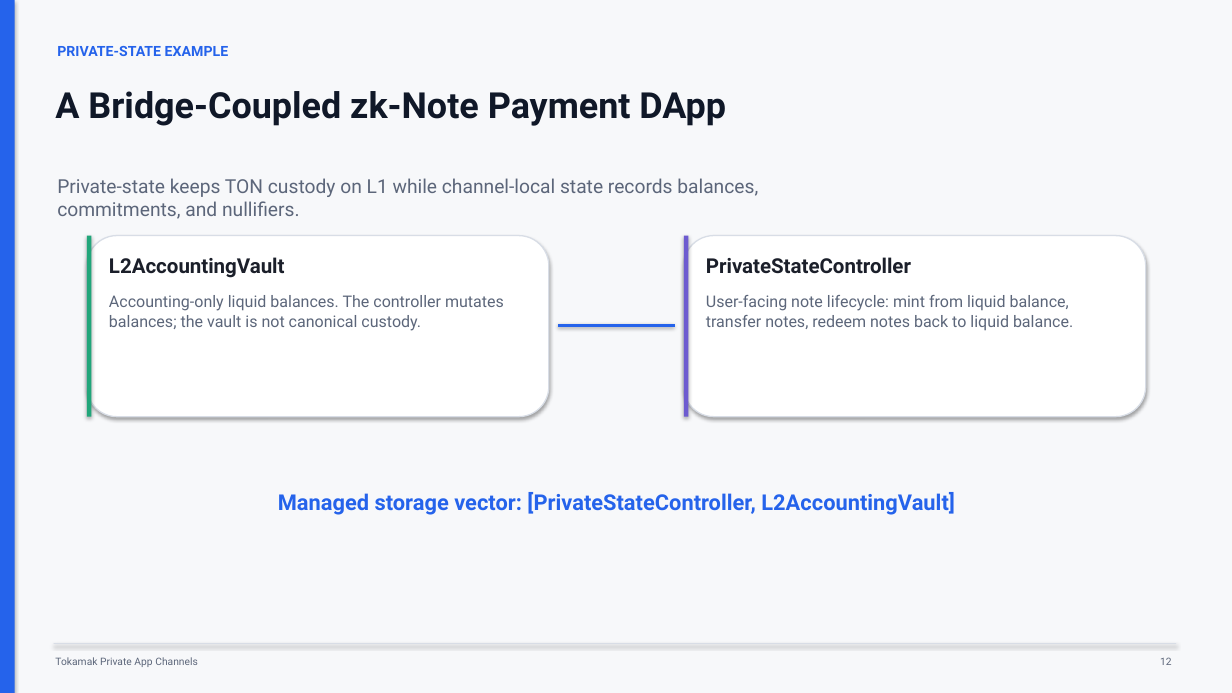
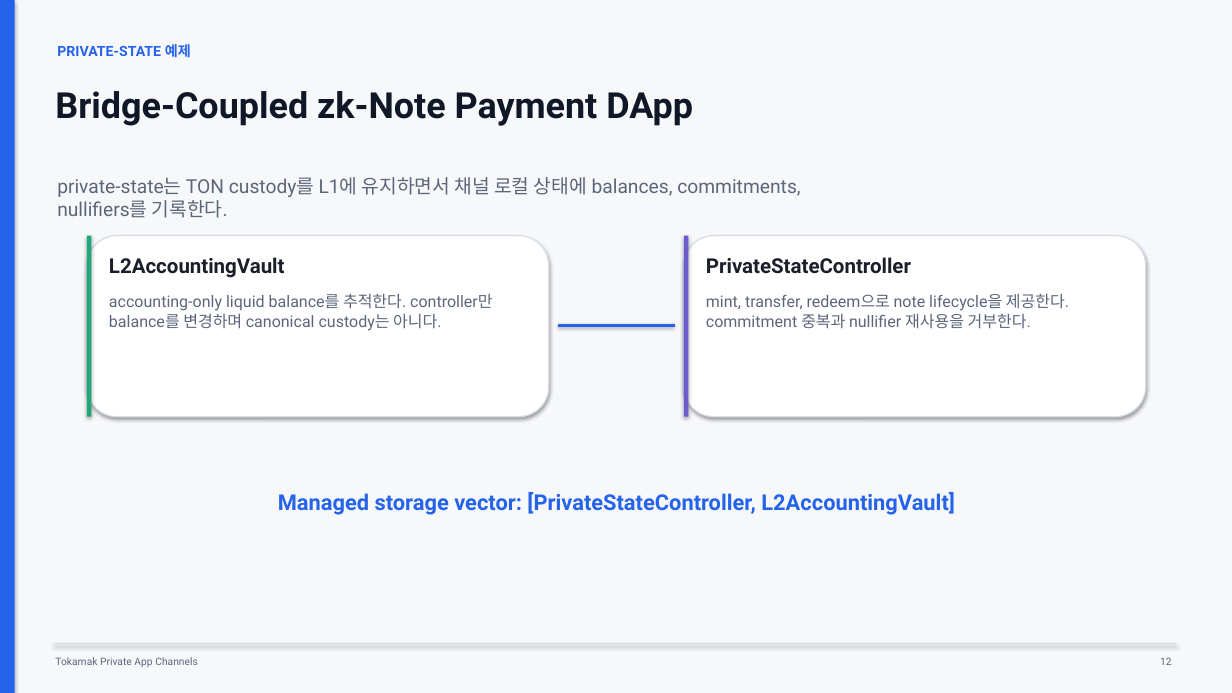
Before and after one commit to tokamak-network/Tokamak-zk-EVM-contracts, a slide deck: slide 12 of bridge/docs/dev/spec.pptx. Drawn at 1232x693 pixels with LibreOffice and Linux fonts; fonts in the diff are those of the drawing. Boxes give left, top, right and bottom in pixels: in the first picture for what was removed or moved away, otherwise in the second. Text is boxed around its words. In the diff, an @@ line names an element or a change of style, - is before the commit and + after.

Commit message:
Localize bridge deck and refresh implementation content

```diff
--- a/bridge/docs/dev/spec.pptx
+++ b/bridge/docs/dev/spec.pptx
@@ text at (57,44,191,57): text changed @@
-PRIVATE-STATE EXAMPLE
+PRIVATE-STATE 예제
@@ text at (55,91,693,126): text changed @@
-A Bridge-Coupled zk-Note Payment DApp
+Bridge-Coupled zk-Note Payment DApp
@@ text at (57,177,800,218): text changed @@
-Private-state keeps TON custody on L1 while channel-local state records balances, commitments, and nullifiers.
+private-state는 TON custody를 L1에 유지하면서 채널 로컬 상태에 balances, commitments, nullifiers를 기록한다.
@@ text at (109,293,492,331): text changed @@
-Accounting-only liquid balances. The controller mutates balances; the vault is not canonical custody.
+accounting-only liquid balance를 추적한다. controller만 balance를 변경하며 canonical custody는 아니다.
@@ text at (706,293,1069,329): text changed @@
-User-facing note lifecycle: mint from liquid balance, transfer notes, redeem notes back to liquid balance.
+mint, transfer, redeem으로 note lifecycle을 제공한다. commitment 중복과 nullifier 재사용을 거부한다.
```
Also in this commit, not shown: 16 other slides changed, 2 slides added, 2 slides removed.
